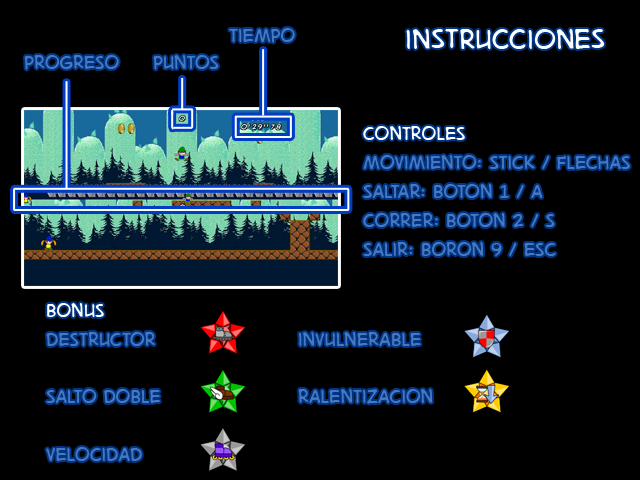
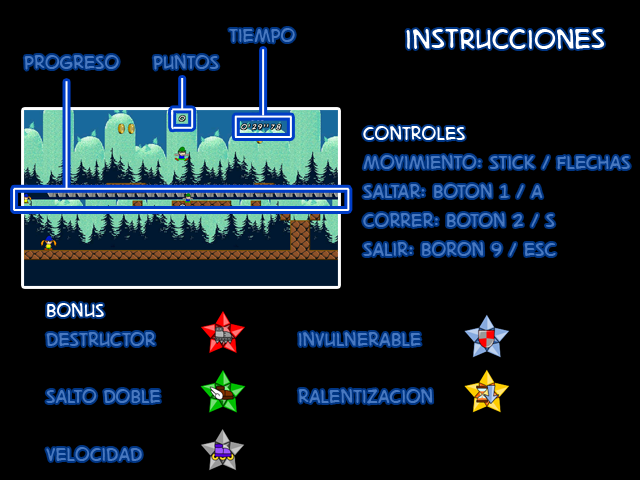
Revision of a layered 640px x 480px image; what changed, layer by layer:
renamed "Capa 13" to "Velocidad", painted on it over left=200, top=428, right=246, bottom=472
renamed "Capa 14" to "Destructor", painted on it over left=200, top=311, right=246, bottom=354
